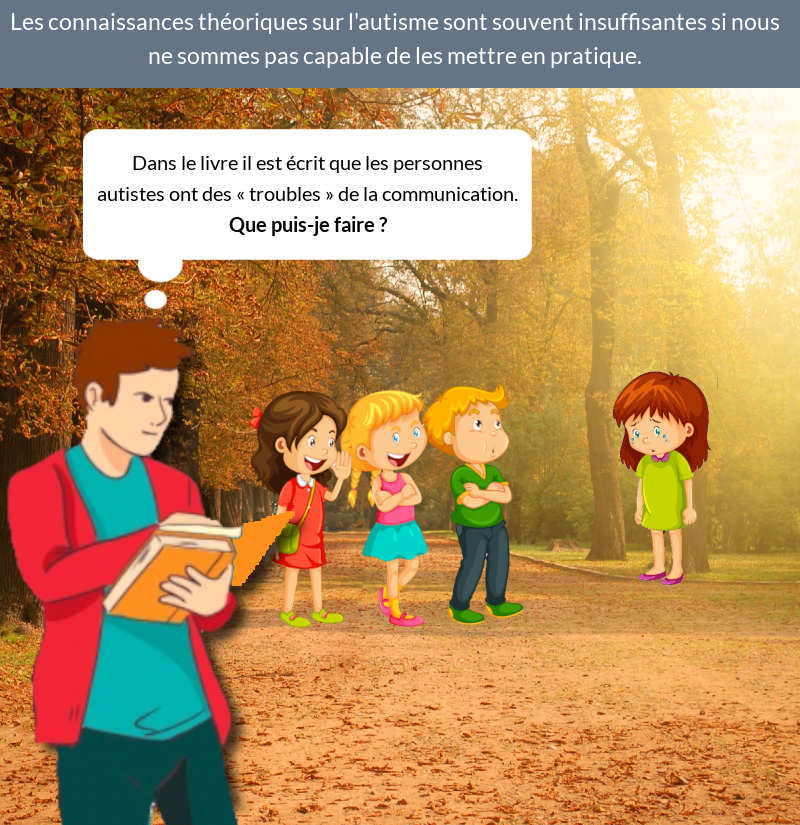
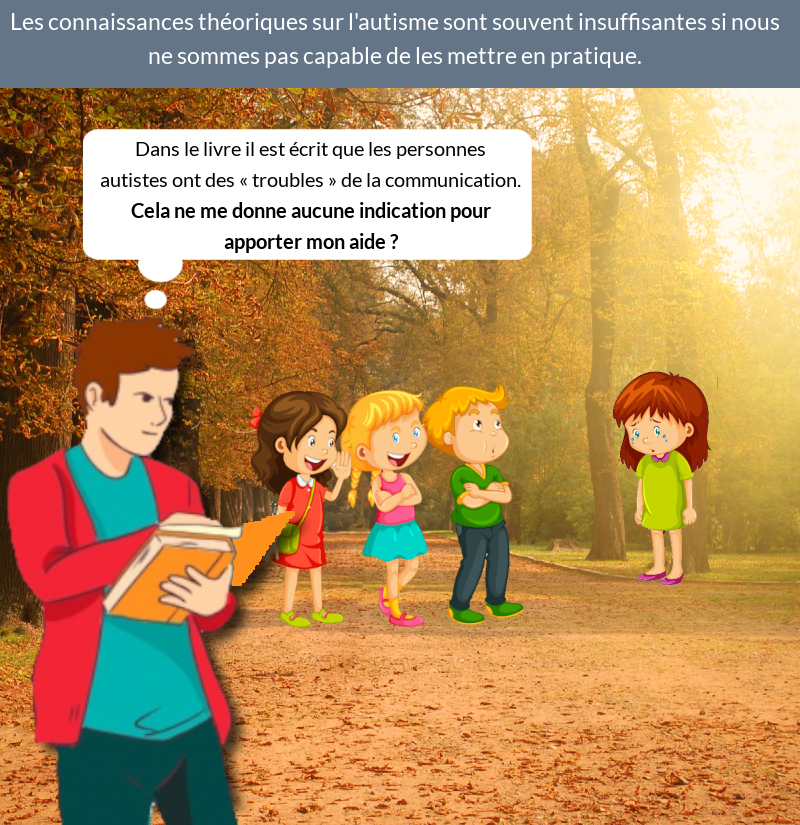
Layer changes from the first 800px x 825px image to the second:
painted on "Dans le livre il est écrit que..." over [97, 142, 521, 253]
